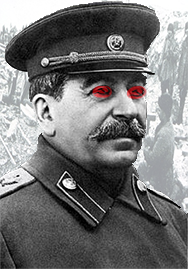
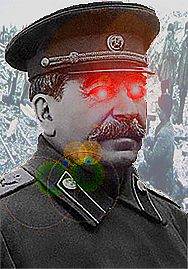
Revision of a layered 188x269 image; what changed, layer by layer:
added layer "Lager 1" above "left eye" over [0, 0, 188, 269]
hid "left eye" over [126, 86, 148, 100]
hid "right eye" over [91, 86, 112, 99]
hid "Layer 0" over [0, 1, 188, 269]
